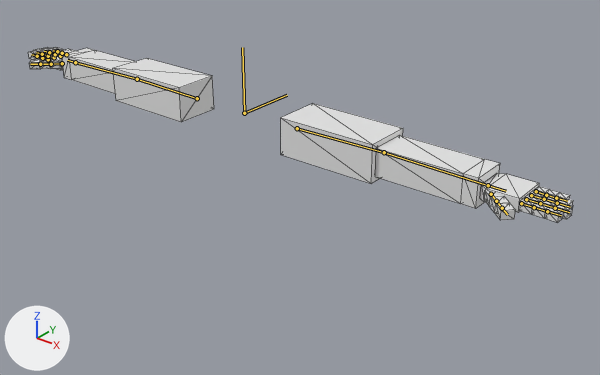
Renders of the glTF model assets/models/low_poly_arms.glb from each side of a commit.
One viewpoint serves both versions: a camera (50 mm lens) standing at (1.599, -1.734, 0.89) and looking at (0.248, -0.044, -0.157). The axes (+X, +Y, +Z) are drawn at lower left. The lights are the same throughout. The bones that bend it are drawn over the model as lines. Mesh edges are drawn as thin lines.

Objects in the first picture: 'arms'.
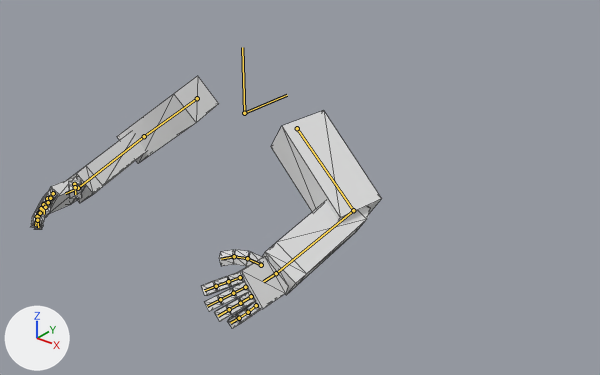
The newer file adds an action. The first version stands in its rest pose; the second is drawn at frame 12 of the action 'Fall'.

What the commit changed:
Bone 'upper_arm_L' (bone_upper_arm_l) turns from (0, 0, 0) to (-38, 7, -16) degrees about its own x, y and z.
Bone 'lower_arm_L' (bone_lower_arm_l) turns from (0, 0, 0) to (0, 0, -76) degrees about its own x, y and z.
Bone 'hand_L' (bone_hand_l) turns from (0, 0, 0) to (14, -14, -9) degrees about its own x, y and z.
Bone 'index_finger_01_L' (bone_index_finger_01_l) turns from (0, 0, 0) to (-18, 0, -12) degrees about its own x, y and z.
Bone 'index_finger_02_L' (bone_index_finger_02_l) turns from (0, 0, 0) to (-18, 0, 0) degrees about its own x, y and z.
Bone 'index_finger_03_L' (bone_index_finger_03_l) turns from (0, 0, 0) to (-18, 0, 0) degrees about its own x, y and z.
Bone 'middle_finger_01_L' (bone_middle_finger_01_l) turns from (0, 0, 0) to (-17, 0, -4) degrees about its own x, y and z.
Bone 'middle_finger_02_L' (bone_middle_finger_02_l) turns from (0, 0, 0) to (-17, 0, 0) degrees about its own x, y and z.
Bone 'middle_finger_03_L' (bone_middle_finger_03_l) turns from (0, 0, 0) to (-17, 0, 0) degrees about its own x, y and z.
Bone 'ring_finger_01_L' (bone_ring_finger_01_l) turns from (0, 0, 0) to (-17, 0, 0) degrees about its own x, y and z.
Bone 'ring_finger_02_L' (bone_ring_finger_02_l) turns from (0, 0, 0) to (-17, 0, 0) degrees about its own x, y and z.
Bone 'ring_finger_03_L' (bone_ring_finger_03_l) turns from (0, 0, 0) to (-17, 0, 0) degrees about its own x, y and z.
Bone 'little_finger_01_L' (bone_little_finger_01_l) turns from (0, 0, 0) to (-20, 0, 6) degrees about its own x, y and z.
Bone 'little_finger_02_L' (bone_little_finger_02_l) turns from (0, 0, 0) to (-20, 0, 0) degrees about its own x, y and z.
Bone 'little_finger_03_L' (bone_little_finger_03_l) turns from (0, 0, 0) to (-20, 0, 0) degrees about its own x, y and z.
Bone 'thumb_01_L' (bone_thumb_01_l) turns from (0, 0, 0) to (-19, 29, -25) degrees about its own x, y and z.
Bone 'thumb_02_L' (bone_thumb_02_l) turns from (0, 0, 0) to (-19, 0, 0) degrees about its own x, y and z.
Bone 'thumb_03_L' (bone_thumb_03_l) turns from (0, 0, 0) to (-19, 0, 0) degrees about its own x, y and z.
Bone 'upper_arm_R' (bone_upper_arm_r) turns from (0, 0, 0) to (-38, -7, 16) degrees about its own x, y and z.
Bone 'lower_arm_R' (bone_lower_arm_r) turns from (0, 0, 0) to (0, 0, 76) degrees about its own x, y and z.
Bone 'hand_R' (bone_hand_r) turns from (0, 0, 0) to (14, 14, 9) degrees about its own x, y and z.
Bone 'index_finger_01_R' (bone_index_finger_01_r) turns from (0, 0, 0) to (-18, 0, 12) degrees about its own x, y and z.
Bone 'index_finger_02_R' (bone_index_finger_02_r) turns from (0, 0, 0) to (-18, 0, 0) degrees about its own x, y and z.
Bone 'index_finger_03_R' (bone_index_finger_03_r) turns from (0, 0, 0) to (-18, 0, 0) degrees about its own x, y and z.
Bone 'middle_finger_01_R' (bone_middle_finger_01_r) turns from (0, 0, 0) to (-17, 0, 4) degrees about its own x, y and z.
Bone 'middle_finger_02_R' (bone_middle_finger_02_r) turns from (0, 0, 0) to (-17, 0, 0) degrees about its own x, y and z.
Bone 'middle_finger_03_R' (bone_middle_finger_03_r) turns from (0, 0, 0) to (-17, 0, 0) degrees about its own x, y and z.
Bone 'ring_finger_01_R' (bone_ring_finger_01_r) turns from (0, 0, 0) to (-17, 0, 0) degrees about its own x, y and z.
Bone 'ring_finger_02_R' (bone_ring_finger_02_r) turns from (0, 0, 0) to (-17, 0, 0) degrees about its own x, y and z.
Bone 'ring_finger_03_R' (bone_ring_finger_03_r) turns from (0, 0, 0) to (-17, 0, 0) degrees about its own x, y and z.
Bone 'little_finger_01_R' (bone_little_finger_01_r) turns from (0, 0, 0) to (-20, 0, -6) degrees about its own x, y and z.
Bone 'little_finger_02_R' (bone_little_finger_02_r) turns from (0, 0, 0) to (-20, 0, 0) degrees about its own x, y and z.
Bone 'little_finger_03_R' (bone_little_finger_03_r) turns from (0, 0, 0) to (-20, 0, 0) degrees about its own x, y and z.
Bone 'thumb_01_R' (bone_thumb_01_r) turns from (0, 0, 0) to (-19, -29, 25) degrees about its own x, y and z.
Bone 'thumb_02_R' (bone_thumb_02_r) turns from (0, 0, 0) to (-19, 0, 0) degrees about its own x, y and z.
Bone 'thumb_03_R' (bone_thumb_03_r) turns from (0, 0, 0) to (-19, 0, 0) degrees about its own x, y and z.

Where the change shows, as pixel boxes (x1, y1, x2, y2) in the pictures (600 x 375 px):
'arms', posed (35% narrower, 44% taller): before (28, 47, 573, 222); after (30, 76, 382, 329)
bone 'upper_arm_L', root to tip: before (297, 128) to (384, 152); after (297, 128) to (353, 210)
bone 'lower_arm_L', root to tip: before (384, 152) to (488, 185); after (353, 210) to (276, 273)
bone 'hand_L', root to tip: before (488, 185) to (506, 191); after (276, 273) to (263, 281)
bone 'index_finger_01_L', root to tip: before (521, 203) to (534, 207); after (240, 277) to (228, 281)
bone 'index_finger_02_L', root to tip: before (534, 207) to (547, 211); after (228, 281) to (216, 286)
bone 'index_finger_03_L', root to tip: before (547, 211) to (561, 215); after (216, 286) to (204, 290)
bone 'middle_finger_01_L', root to tip: before (526, 199) to (540, 203); after (245, 287) to (233, 293)
bone 'middle_finger_02_L', root to tip: before (540, 203) to (555, 208); after (233, 293) to (220, 299)
bone 'middle_finger_03_L', root to tip: before (555, 208) to (569, 212); after (220, 299) to (207, 306)
bone 'ring_finger_01_L', root to tip: before (531, 195) to (544, 199); after (251, 296) to (240, 303)
bone 'ring_finger_02_L', root to tip: before (544, 199) to (557, 203); after (240, 303) to (229, 309)
bone 'ring_finger_03_L', root to tip: before (557, 203) to (570, 207); after (229, 309) to (218, 316)
bone 'little_finger_01_L', root to tip: before (536, 191) to (546, 195); after (256, 305) to (248, 312)
bone 'little_finger_02_L', root to tip: before (546, 195) to (556, 198); after (248, 312) to (239, 318)
bone 'little_finger_03_L', root to tip: before (556, 198) to (567, 201); after (239, 318) to (230, 323)
bone 'thumb_01_L', root to tip: before (491, 194) to (496, 201); after (261, 265) to (247, 258)
bone 'thumb_02_L', root to tip: before (496, 201) to (502, 208); after (247, 258) to (234, 256)
bone 'thumb_03_L', root to tip: before (502, 208) to (507, 214); after (234, 256) to (221, 259)
bone 'upper_arm_R', root to tip: before (197, 98) to (137, 79); after (197, 98) to (144, 136)
bone 'lower_arm_R', root to tip: before (137, 79) to (75, 62); after (144, 136) to (78, 188)
bone 'hand_R', root to tip: before (75, 62) to (67, 60); after (78, 188) to (65, 193)
bone 'index_finger_01_R', root to tip: before (48, 59) to (42, 58); after (53, 193) to (47, 198)
bone 'index_finger_02_R', root to tip: before (42, 58) to (37, 56); after (47, 198) to (44, 205)
bone 'index_finger_03_R', root to tip: before (37, 56) to (31, 54); after (44, 205) to (44, 214)
bone 'middle_finger_01_R', root to tip: before (54, 57) to (48, 56); after (50, 198) to (43, 204)
bone 'middle_finger_02_R', root to tip: before (48, 56) to (42, 54); after (43, 204) to (39, 213)
bone 'middle_finger_03_R', root to tip: before (42, 54) to (36, 52); after (39, 213) to (38, 222)
bone 'ring_finger_01_R', root to tip: before (60, 56) to (55, 54); after (48, 202) to (41, 208)
bone 'ring_finger_02_R', root to tip: before (55, 54) to (49, 52); after (41, 208) to (37, 216)
bone 'ring_finger_03_R', root to tip: before (49, 52) to (44, 51); after (37, 216) to (35, 225)
bone 'little_finger_01_R', root to tip: before (66, 54) to (62, 53); after (45, 207) to (40, 213)
bone 'little_finger_02_R', root to tip: before (62, 53) to (57, 51); after (40, 213) to (37, 220)
bone 'little_finger_03_R', root to tip: before (57, 51) to (53, 50); after (37, 220) to (38, 227)
bone 'thumb_01_R', root to tip: before (62, 63) to (51, 64); after (74, 184) to (74, 184)
bone 'thumb_02_R', root to tip: before (51, 64) to (40, 64); after (74, 184) to (75, 187)
bone 'thumb_03_R', root to tip: before (40, 64) to (30, 64); after (75, 187) to (75, 194)
